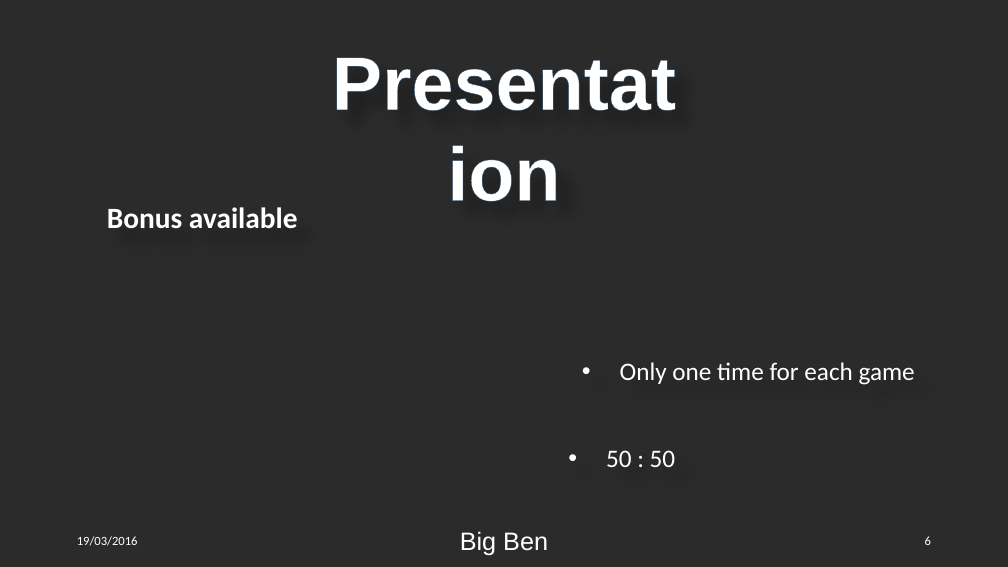
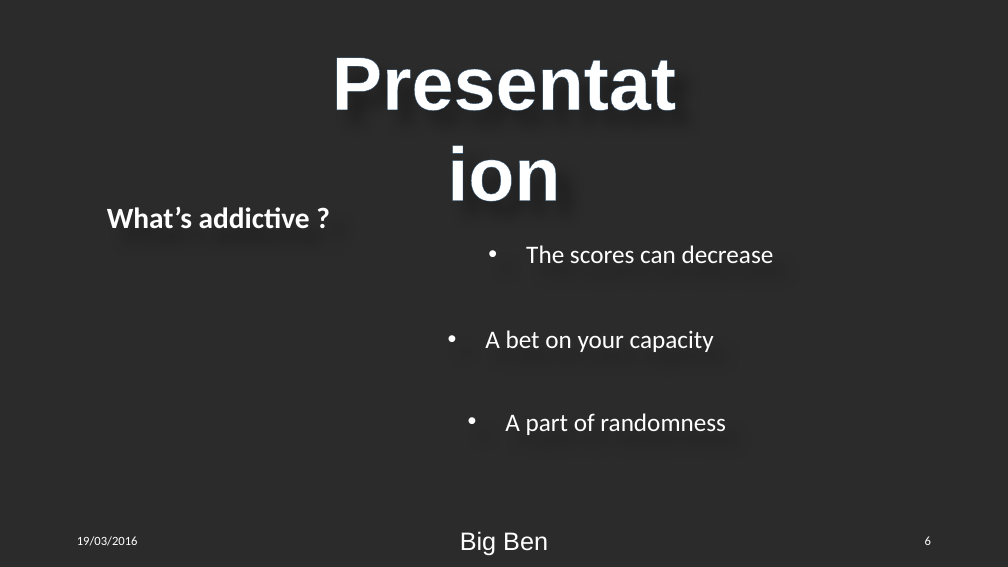
Before and after one commit to Qu1lby/BigBen, a slide deck: slide 6 of Presentation.pptx. Drawn at 1008x567 pixels with LibreOffice and Linux fonts; fonts in the diff are those of the drawing; background and template pictures are left out; a plain dark background stands for a picture behind light text. Boxes give left, top, right and bottom in pixels: in the first picture for what was removed or moved away, otherwise in the second. Text is boxed around its words. In the diff, an @@ line names an element or a change of style, - is before the commit and + after.

```diff
--- a/Presentation.pptx
+++ b/Presentation.pptx
@@ text at [107,207,310,228]: text changed @@
-Bonus available
+What’s addictive ?
@@ text added at [526,245,774,263], 24 pt, text #FFFFFF @@
+• The scores can decrease
@@ text added at [485,330,714,352], 24 pt, text #FFFFFF @@
+• A bet on your capacity
@@ text removed at [620,362,915,385] @@
-• Only one time for each game
@@ text added at [505,413,726,435], 24 pt, text #FFFFFF @@
+• A part of randomness
@@ text removed at [606,450,676,467] @@
-• 50 : 50
```
Also in this commit, not shown: 1 other slide changed, 2 other files.
